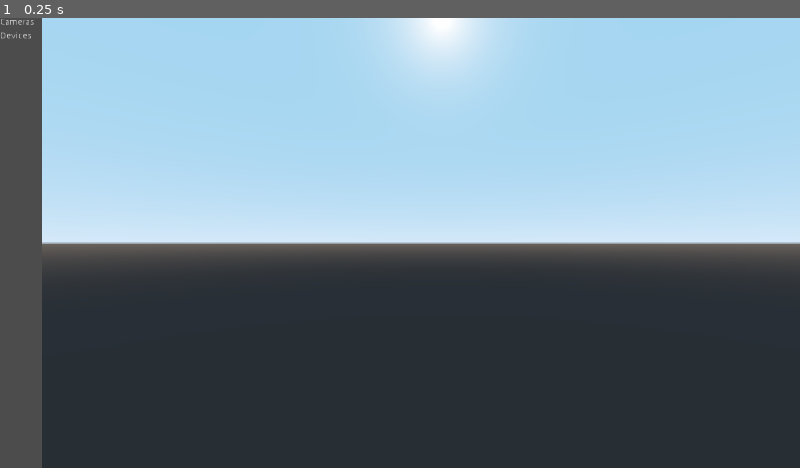
Above: before the commit, frame 1.
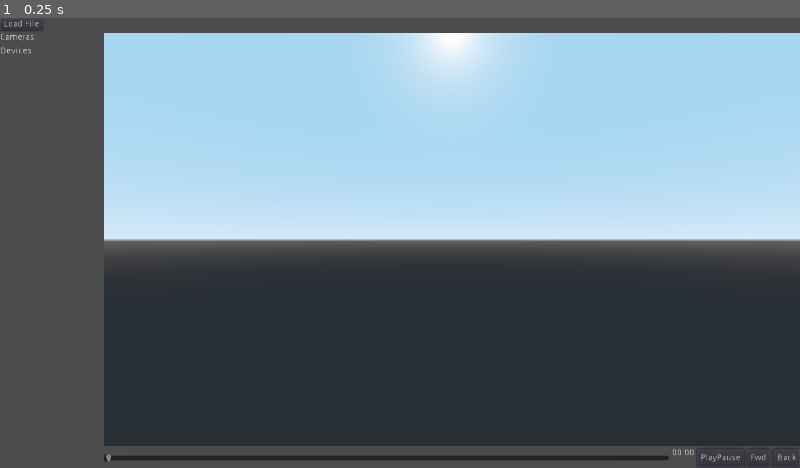
Above: after the commit, the same moment.

Repository: thaytan/OpenHMD-Rift-Debugger
Game: Godot game, scene res://Main.tscn
Two runs of this game, one before a commit and one after it. Both use one fixed random seed, a clock stepped at 60 frames per second and the inputs below. Before the commit the project has no main scene; this scene is started directly in both runs.
Inputs:
- Up to frame 1 (0.25 s): no input

The runs differ from the first frame. In frame 1, 14% of the frame differs, in the area x 0-100%, y 0-100%.
Error after the commit: Parse Error: Can't preload resource at path: res://build/OpenHMDVisualiser.gdns (res://Main.gd:4)

Commit message:
More build framework stubs

Diff:
--- /dev/null
+++ b/Main.gd
@@ -0,0 +1,30 @@
+extends Node
+
+# load the visualiser library
+onready var data = preload("res://build/OpenHMDVisualiser.gdns").new()
+
+func alert(text: String, title: String='Message') -> void:
+	var dialog = AcceptDialog.new()
+	dialog.dialog_text = text
+	dialog.window_title = title
+	dialog.connect('modal_closed', dialog, 'queue_free')
+	add_child(dialog)
+	dialog.popup_centered()
+
+func _on_PlayPauseButton_pressed():
+	pass
+
+func _on_LoadButton_pressed():
+	var dialog = FileDialog.new()
+	dialog.access = FileDialog.ACCESS_FILESYSTEM
+	dialog.mode = FileDialog.MODE_OPEN_FILE
+	dialog.add_filter("*.mkv ; MKV OpenHMD recording")
+	dialog.resizable = true
+	dialog.window_title = "Select Recording File"
+	dialog.connect("file_selected", self, "_on_file_selected")
+	add_child(dialog)
+	dialog.popup_centered_ratio()
+
+func _on_file_selected(path):
+	if data.load_file(path):
+		alert("Loaded file" + path)
--- a/Main.tscn
+++ b/Main.tscn
@@ -1,91 +1,115 @@
-[gd_scene load_steps=4 format=2]
+[gd_scene load_steps=5 format=2]
 
 [ext_resource path="res://entities/Trackingvisualisation.tscn" type="PackedScene" id=1]
+[ext_resource path="res://Main.gd" type="Script" id=2]
 
 [sub_resource type="Theme" id=1]
 
 [sub_resource type="ImageTexture" id=2]
 
-[node name="MainWindow" type="Control"]
+[node name="Main" type="Control"]
 anchor_right = 1.0
 anchor_bottom = 1.0
+size_flags_horizontal = 3
+size_flags_vertical = 3
 theme = SubResource( 1 )
+script = ExtResource( 2 )
 __meta__ = {
 "_edit_use_anchors_": false
 }
 
-[node name="HSplitContainer" type="HSplitContainer" parent="."]
+[node name="VBoxContainer" type="VBoxContainer" parent="."]
 anchor_right = 1.0
 anchor_bottom = 1.0
+size_flags_horizontal = 3
+size_flags_vertical = 3
+__meta__ = {
+"_edit_use_anchors_": false
+}
+
+[node name="HBoxContainer" type="HBoxContainer" parent="VBoxContainer"]
+margin_right = 1280.0
+margin_bottom = 20.0
+
+[node name="LoadButton" type="Button" parent="VBoxContainer/HBoxContainer"]
+margin_right = 69.0
+margin_bottom = 20.0
+text = "Load File"
+
+[node name="HSplitContainer" type="HSplitContainer" parent="VBoxContainer"]
+margin_top = 24.0
+margin_right = 1280.0
+margin_bottom = 720.0
 size_flags_horizontal = 11
 size_flags_vertical = 11
 __meta__ = {
 "_edit_use_anchors_": false
 }
 
-[node name="VBoxContainer2" type="VBoxContainer" parent="HSplitContainer"]
-margin_right = 55.0
-margin_bottom = 755.0
+[node name="VBoxContainer2" type="VBoxContainer" parent="VBoxContainer/HSplitContainer"]
+margin_right = 154.0
+margin_bottom = 696.0
 size_flags_horizontal = 3
 size_flags_vertical = 3
 __meta__ = {
 "_edit_use_anchors_": false
 }
 
-[node name="CamerasLabel" type="Label" parent="HSplitContainer/VBoxContainer2"]
-margin_right = 55.0
+[node name="CamerasLabel" type="Label" parent="VBoxContainer/HSplitContainer/VBoxContainer2"]
+margin_right = 154.0
 margin_bottom = 14.0
 text = "Cameras"
 
-[node name="Cameras" type="Panel" parent="HSplitContainer/VBoxContainer2"]
+[node name="Cameras" type="Panel" parent="VBoxContainer/HSplitContainer/VBoxContainer2"]
 margin_top = 18.0
-margin_right = 55.0
+margin_right = 154.0
 margin_bottom = 18.0
 
-[node name="DevicesLabel" type="Label" parent="HSplitContainer/VBoxContainer2"]
+[node name="DevicesLabel" type="Label" parent="VBoxContainer/HSplitContainer/VBoxContainer2"]
 margin_top = 22.0
-margin_right = 55.0
+margin_right = 154.0
 margin_bottom = 53.0
 text = "Devices
 "
 
-[node name="Devices" type="Panel" parent="HSplitContainer/VBoxContainer2"]
+[node name="Devices" type="Panel" parent="VBoxContainer/HSplitContainer/VBoxContainer2"]
 margin_top = 57.0
-margin_right = 55.0
+margin_right = 154.0
 margin_bottom = 57.0
 
-[node name="VBoxContainer" type="VBoxContainer" parent="HSplitContainer"]
-margin_left = 67.0
-margin_right = 1347.0
-margin_bottom = 755.0
+[node name="VBoxContainer" type="VBoxContainer" parent="VBoxContainer/HSplitContainer"]
+margin_left = 166.0
+margin_right = 1280.0
+margin_bottom = 696.0
 size_flags_horizontal = 3
 size_flags_vertical = 3
-size_flags_stretch_ratio = 4.0
+size_flags_stretch_ratio = 7.0
 
-[node name="ViewportContainer" type="ViewportContainer" parent="HSplitContainer/VBoxContainer"]
-margin_right = 1280.0
-margin_bottom = 720.0
+[node name="ViewportContainer" type="ViewportContainer" parent="VBoxContainer/HSplitContainer/VBoxContainer"]
+margin_right = 1114.0
+margin_bottom = 661.0
 size_flags_horizontal = 3
 size_flags_vertical = 3
+stretch = true
 
-[node name="Viewport" type="Viewport" parent="HSplitContainer/VBoxContainer/ViewportContainer"]
-size = Vector2( 1280, 720 )
+[node name="Viewport" type="Viewport" parent="VBoxContainer/HSplitContainer/VBoxContainer/ViewportContainer"]
+size = Vector2( 1114, 661 )
 handle_input_locally = false
 render_target_update_mode = 3
 
-[node name="TrackingVisualisation" parent="HSplitContainer/VBoxContainer/ViewportContainer/Viewport" instance=ExtResource( 1 )]
+[node name="TrackingVisualisation" parent="VBoxContainer/HSplitContainer/VBoxContainer/ViewportContainer/Viewport" instance=ExtResource( 1 )]
 
-[node name="PlaybackControls" type="HBoxContainer" parent="HSplitContainer/VBoxContainer"]
-margin_top = 724.0
-margin_right = 1280.0
-margin_bottom = 755.0
+[node name="PlaybackControls" type="HBoxContainer" parent="VBoxContainer/HSplitContainer/VBoxContainer"]
+margin_top = 665.0
+margin_right = 1114.0
+margin_bottom = 696.0
 size_flags_horizontal = 3
 __meta__ = {
 "_edit_use_anchors_": false
 }
 
-[node name="HSlider" type="HSlider" parent="HSplitContainer/VBoxContainer/PlaybackControls"]
-margin_right = 1071.0
+[node name="HSlider" type="HSlider" parent="VBoxContainer/HSplitContainer/VBoxContainer/PlaybackControls"]
+margin_right = 905.0
 margin_bottom = 31.0
 size_flags_horizontal = 3
 size_flags_vertical = 1
@@ -93,9 +117,9 @@
 "_edit_use_anchors_": false
 }
 
-[node name="PositionLabel" type="Label" parent="HSplitContainer/VBoxContainer/PlaybackControls"]
-margin_left = 1075.0
-margin_right = 1111.0
+[node name="PositionLabel" type="Label" parent="VBoxContainer/HSplitContainer/VBoxContainer/PlaybackControls"]
+margin_left = 909.0
+margin_right = 945.0
 margin_bottom = 31.0
 text = "00:00
 "
@@ -103,30 +127,33 @@
 "_edit_use_anchors_": false
 }
 
-[node name="PlayPauseButton" type="Button" parent="HSplitContainer/VBoxContainer/PlaybackControls"]
-margin_left = 1115.0
-margin_right = 1191.0
+[node name="PlayPauseButton" type="Button" parent="VBoxContainer/HSplitContainer/VBoxContainer/PlaybackControls"]
+margin_left = 949.0
+margin_right = 1025.0
 margin_bottom = 31.0
 text = "PlayPause"
 __meta__ = {
 "_edit_use_anchors_": false
 }
 
-[node name="StepForwardButton" type="Button" parent="HSplitContainer/VBoxContainer/PlaybackControls"]
-margin_left = 1195.0
-margin_right = 1232.0
+[node name="StepForwardButton" type="Button" parent="VBoxContainer/HSplitContainer/VBoxContainer/PlaybackControls"]
+margin_left = 1029.0
+margin_right = 1066.0
 margin_bottom = 31.0
 text = "Fwd"
 __meta__ = {
 "_edit_use_anchors_": false
 }
 
-[node name="StepBackButton" type="Button" parent="HSplitContainer/VBoxContainer/PlaybackControls"]
-margin_left = 1236.0
-margin_right = 1280.0
+[node name="StepBackButton" type="Button" parent="VBoxContainer/HSplitContainer/VBoxContainer/PlaybackControls"]
+margin_left = 1070.0
+margin_right = 1114.0
 margin_bottom = 31.0
 text = "Back"
 icon = SubResource( 2 )
 __meta__ = {
 "_edit_use_anchors_": false
 }
+
+[connection signal="pressed" from="VBoxContainer/HBoxContainer/LoadButton" to="." method="_on_LoadButton_pressed"]
+[connection signal="pressed" from="VBoxContainer/HSplitContainer/VBoxContainer/PlaybackControls/PlayPauseButton" to="." method="_on_PlayPauseButton_pressed"]
--- a/project.godot
+++ b/project.godot
@@ -11,6 +11,7 @@
 [application]
 
 config/name="OpenHMD-Rift-Debugger"
+run/main_scene="res://Main.tscn"
 config/icon="res://icon.png"
 
 [display]
Not shown, added: .gitmodules
Not shown, added: README.md
Not shown, added: meson.build
Not shown, added: src/OpenHMDVisualiser.gdns.in
Not shown, added: src/hmdvis.gdnlib.in
Not shown, added: src/module.c
Not shown, added: src/module.h
Not shown, added: src/openhmdvisualiser.c
Not shown, added: src/openhmdvisualiser.h
